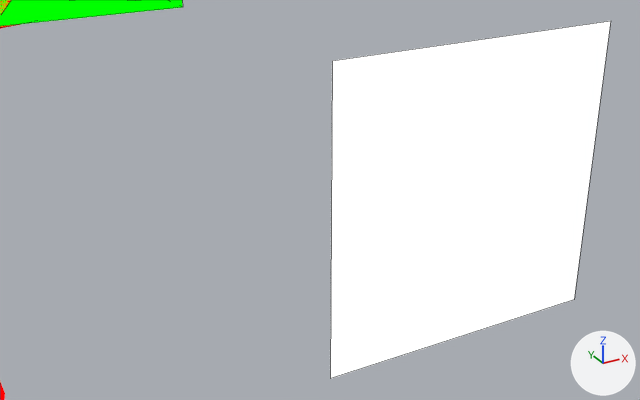
The Blender file assets-source/blender/motion/parasaurolophus-idle.blend: old version first, new version second.
One viewpoint serves both versions: a 50 mm camera at (60.57, -33.57, 30.48) aimed at (62.84, -29.45, 28.42). The lights are fixed; the arrows at lower right show +X, +Y and +Z. The older version comes first. Mesh edges are drawn as thin lines on the coarser meshes.

Script lines for the objects in view, before the commit:
```python
me_dinotycoon_motion_parasaurolophus_idle_sample_eye = bpy.data.meshes.new('DinoTycoon_Motion_parasaurolophus_idle_sample_eye')
me_dinotycoon_motion_parasaurolophus_idle_sample_eye.from_pydata(...)  # 8 vertices, 6 faces; spans x 62.6..64.4, y -30.0, z 27.6..29.4
me_dinotycoon_motion_parasaurolophus_idle_sample_eye.materials.append(mat_dinotycoon_role_e)  # white #ffffff
me_dinotycoon_motion_parasaurolophus_idle_sample_jaw = bpy.data.meshes.new('DinoTycoon_Motion_parasaurolophus_idle_sample_jaw')
me_dinotycoon_motion_parasaurolophus_idle_sample_jaw.from_pydata(...)  # a box spanning x 63.0..71.0, y -5.0..-3.0, z 24.4..26.4
me_dinotycoon_motion_parasaurolophus_idle_sample_jaw.materials.append(mat_dinotycoon_role_d)  # green #00ff00
ob_dinotycoon_motion_parasaurolophus_idle_eye = bpy.data.objects.new('DinoTycoon_Motion_parasaurolophus_idle_eye', me_dinotycoon_motion_parasaurolophus_idle_sample_eye)
ob_dinotycoon_motion_parasaurolophus_idle_eye.location = (0.0, 0.0, 0.0)
ob_dinotycoon_motion_parasaurolophus_idle_jaw = bpy.data.objects.new('DinoTycoon_Motion_parasaurolophus_idle_jaw', me_dinotycoon_motion_parasaurolophus_idle_sample_jaw)
ob_dinotycoon_motion_parasaurolophus_idle_jaw.location = (0.0, 0.0, 0.0)
```
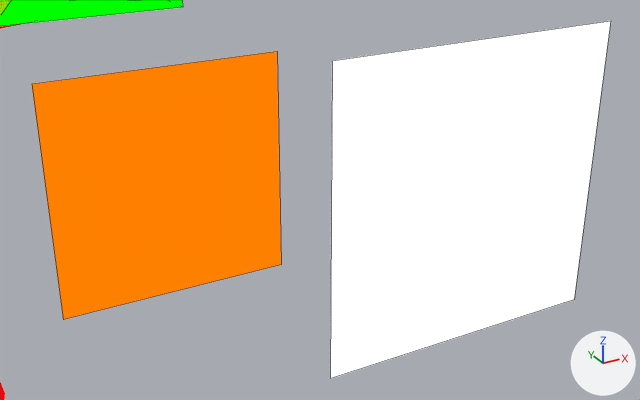
What differs and where, as boxes (x1, y1, x2, y2) in the pictures (640 x 400 px):
```json
{"object": "DinoTycoon_Motion_parasaurolophus_idle_eye_white", "change": "added", "after": [32, 51, 281, 320], "on screen": "orange"}
```

Scene script edits in JSON lines:
```json
{"op": "add", "block": "mat_dinotycoon_role_y", "code": ["mat_dinotycoon_role_y = emission_material('DinoTycoon_Role_Y')", "mat_dinotycoon_role_y.base_color = (1.0, 0.216, 0.0)  # orange #ff8000"]}
{"op": "add", "block": "me_dinotycoon_motion_parasaurolophus_idle_sample_eye_white", "code": ["me_dinotycoon_motion_parasaurolophus_idle_sample_eye_white = bpy.data.meshes.new('DinoTycoon_Motion_parasaurolophus_idle_sample_eye_white')", "me_dinotycoon_motion_parasaurolophus_idle_sample_eye_white.from_pydata([(61.4, -29.0, 29.2), (62.8, -29.0, 29.2), (62.8, -29.0, 27.8), (61.4, -29.0, 27.8), (61.4, -29.0, 29.2), (62.8, -29.0, 29.2), (62.8, -29.0, 27.8), (61.4, -29.0, 27.8)], [], [(3, 2, 1, 0), (4, 5, 6, 7), (0, 1, 5, 4), (1, 2, 6, 5), (2, 3, 7, 6), (3, 0, 4, 7)])", "me_dinotycoon_motion_parasaurolophus_idle_sample_eye_white.materials.append(mat_dinotycoon_role_y)  # orange #ff8000"]}
{"op": "add", "block": "ob_dinotycoon_motion_parasaurolophus_idle_eye_white", "code": ["ob_dinotycoon_motion_parasaurolophus_idle_eye_white = bpy.data.objects.new('DinoTycoon_Motion_parasaurolophus_idle_eye_white', me_dinotycoon_motion_parasaurolophus_idle_sample_eye_white)", "ob_dinotycoon_motion_parasaurolophus_idle_eye_white.location = (0.0, 0.0, 0.0)"]}
```
